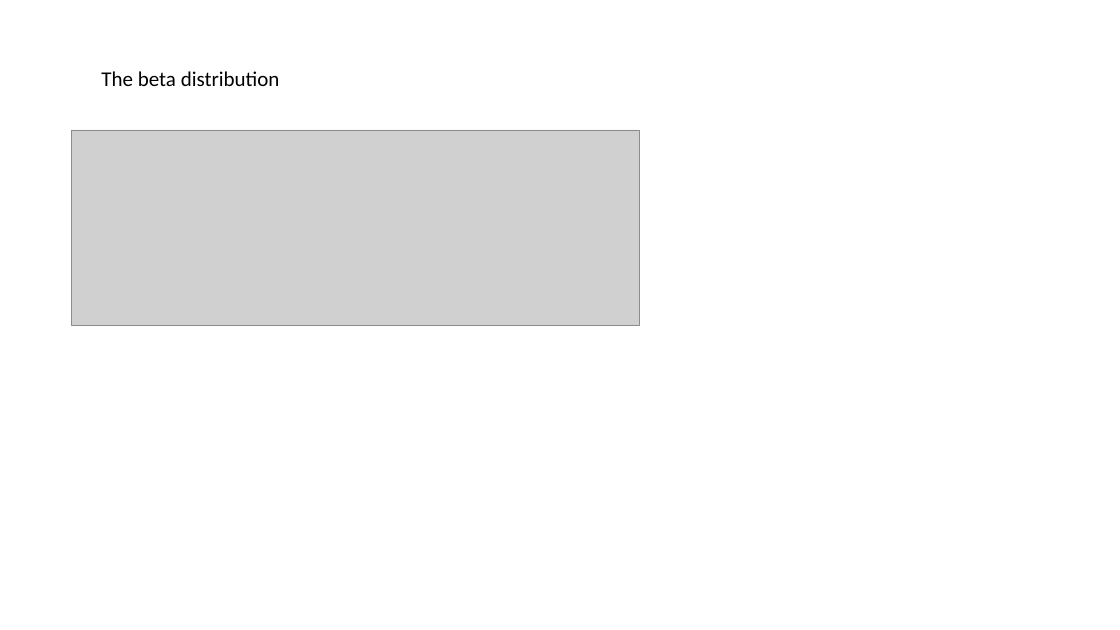
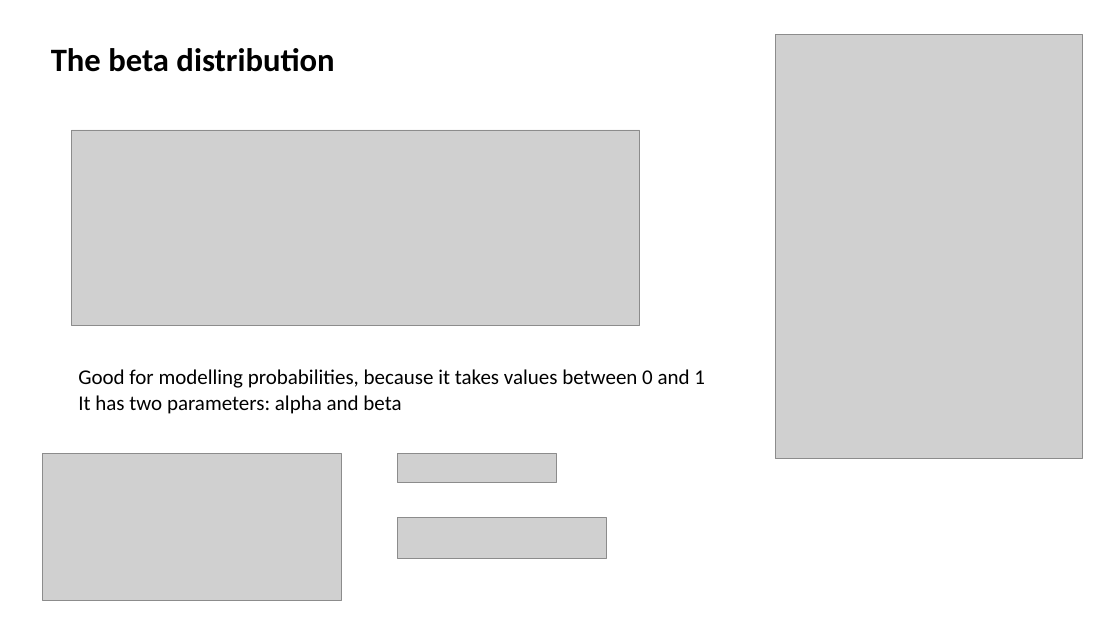
Before and after one commit to jsemple19/modernStats4biol_Holmes, a slide deck: slide 20 of chapter02/Chapter02.pptx (slide 10 before the commit). Drawn at 1120x630 pixels with LibreOffice and Linux fonts; fonts in the diff are those of the drawing; grey boxes stand for pictures. Boxes give left, top, right and bottom in pixels: in the first picture for what was removed or moved away, otherwise in the second. Text is boxed around its words. In the diff, an @@ line names an element or a change of style, - is before the commit and + after.

```diff
--- a/chapter02/Chapter02.pptx
+++ b/chapter02/Chapter02.pptx
@@ text "The beta distribution": place and size @@
-text "The beta distribution" at bbox=[101, 71, 280, 86]
+text "The beta distribution" at bbox=[51, 48, 334, 72]
@@ text "The beta distribution" at bbox=[51, 48, 334, 72]: size 18 to 28 pt, bold on @@
@@ picture added at bbox=[776, 34, 1082, 460] @@
@@ text added at bbox=[78, 369, 705, 414], 18 pt, text #000000 @@
+Good for modelling probabilities, because it takes values between 0 and 1
+It has two parameters: alpha and beta
@@ picture added at bbox=[43, 454, 342, 601] @@
@@ picture added at bbox=[397, 454, 556, 483] @@
@@ picture added at bbox=[397, 518, 607, 559] @@
```
Also in this commit, not shown: 1 other slide changed, 10 slides added.
